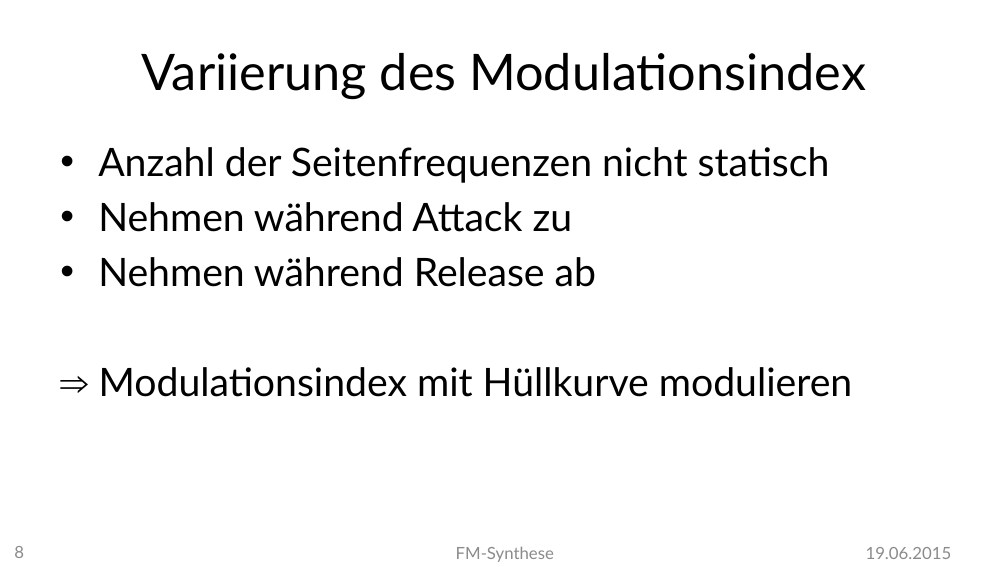
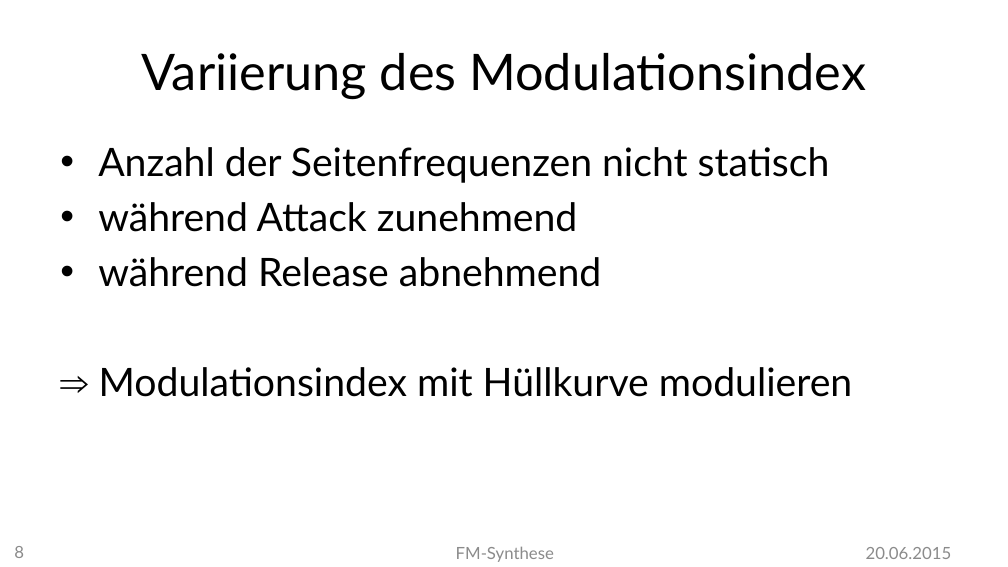
Before and after one commit to MBulli/VSeminar, a slide deck: slide 8 of Praesentation/FMSynthese-Gary.pptx. Drawn at 1008x567 pixels with LibreOffice and Linux fonts; fonts in the diff are those of the drawing; background and template pictures are left out. Boxes give left, top, right and bottom in pixels: in the first picture for what was removed or moved away, otherwise in the second. Text is boxed around its words. In the diff, an @@ line names an element or a change of style, - is before the commit and + after.

```diff
--- a/Praesentation/FMSynthese-Gary.pptx
+++ b/Praesentation/FMSynthese-Gary.pptx
@@ text at (x1=98, y1=202, x2=601, y2=287): text changed @@
-• Nehmen während Attack zu
-• Nehmen während Release ab
+• während Attack zunehmend
+• während Release abnehmend
@@ text at (x1=866, y1=547, x2=952, y2=559): text changed @@
-19.06.2015
+20.06.2015
```
Also in this commit, not shown: 20 other slides changed, 1 slide added, 17 other files.
